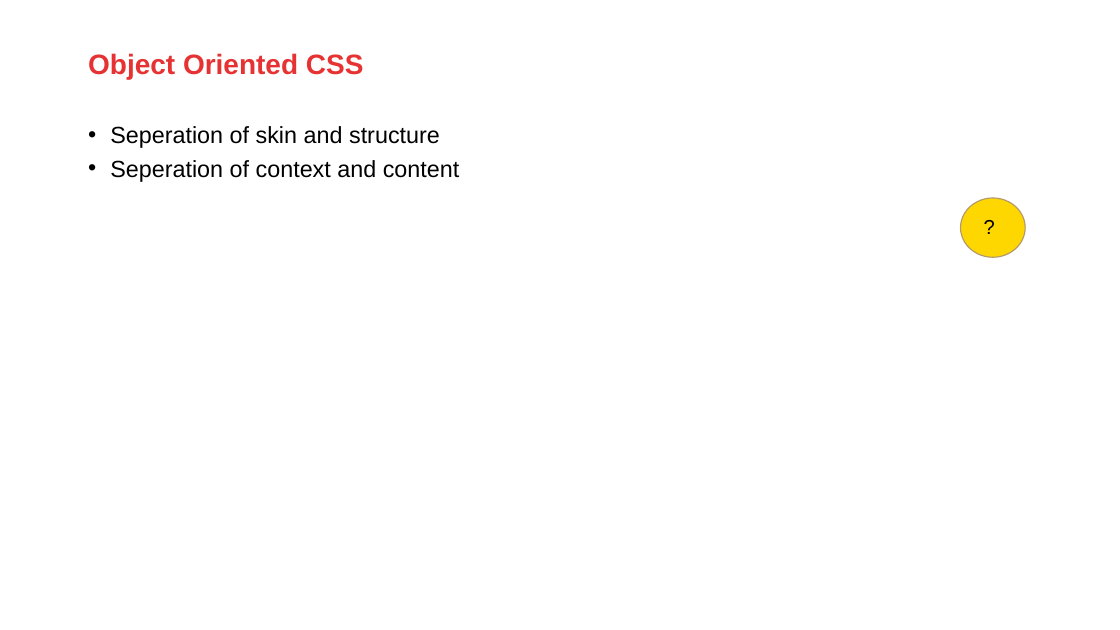
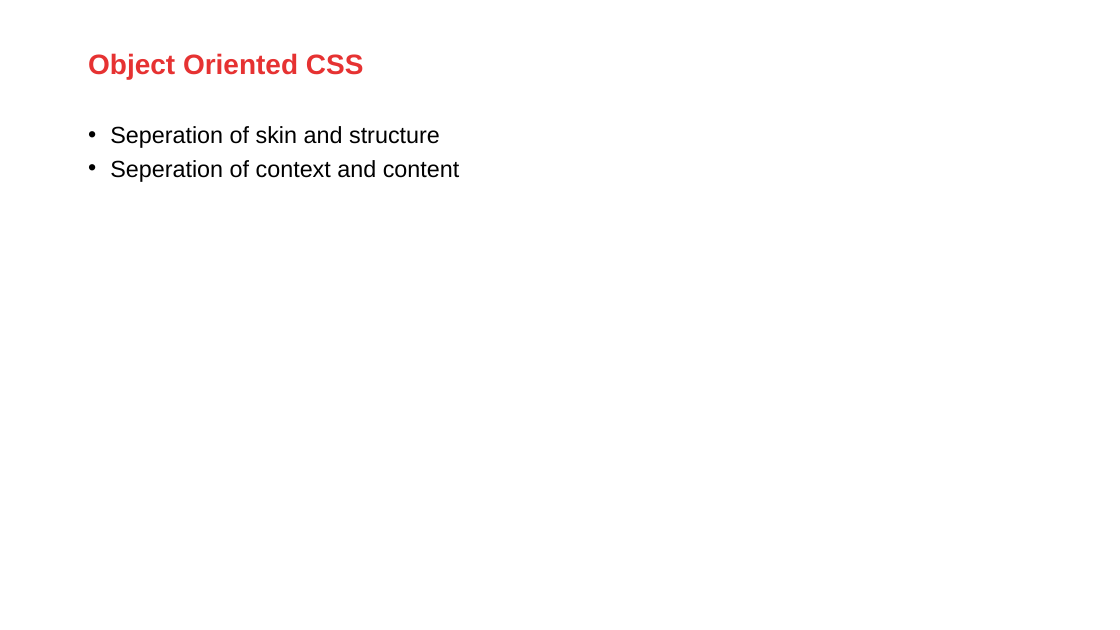
Before and after one commit to AMIS-Services/sig-css-architecture, a slide deck: slide 21 of SIG_CSS_Architecture.pptx (slide 18 before the commit). Drawn at 1120x630 pixels with LibreOffice and Linux fonts; fonts in the diff are those of the drawing; background and template pictures are left out. Boxes give left, top, right and bottom in pixels: in the first picture for what was removed or moved away, otherwise in the second. Text is boxed around its words. In the diff, an @@ line names an element or a change of style, - is before the commit and + after.

```diff
--- a/SIG_CSS_Architecture.pptx
+++ b/SIG_CSS_Architecture.pptx
@@ ellipse removed at (961,198,1026,258) @@
@@ text removed at (978,213,1007,238) @@
-?
```
Also in this commit, not shown: 6 other slides changed, 6 slides added, 2 slides removed.
